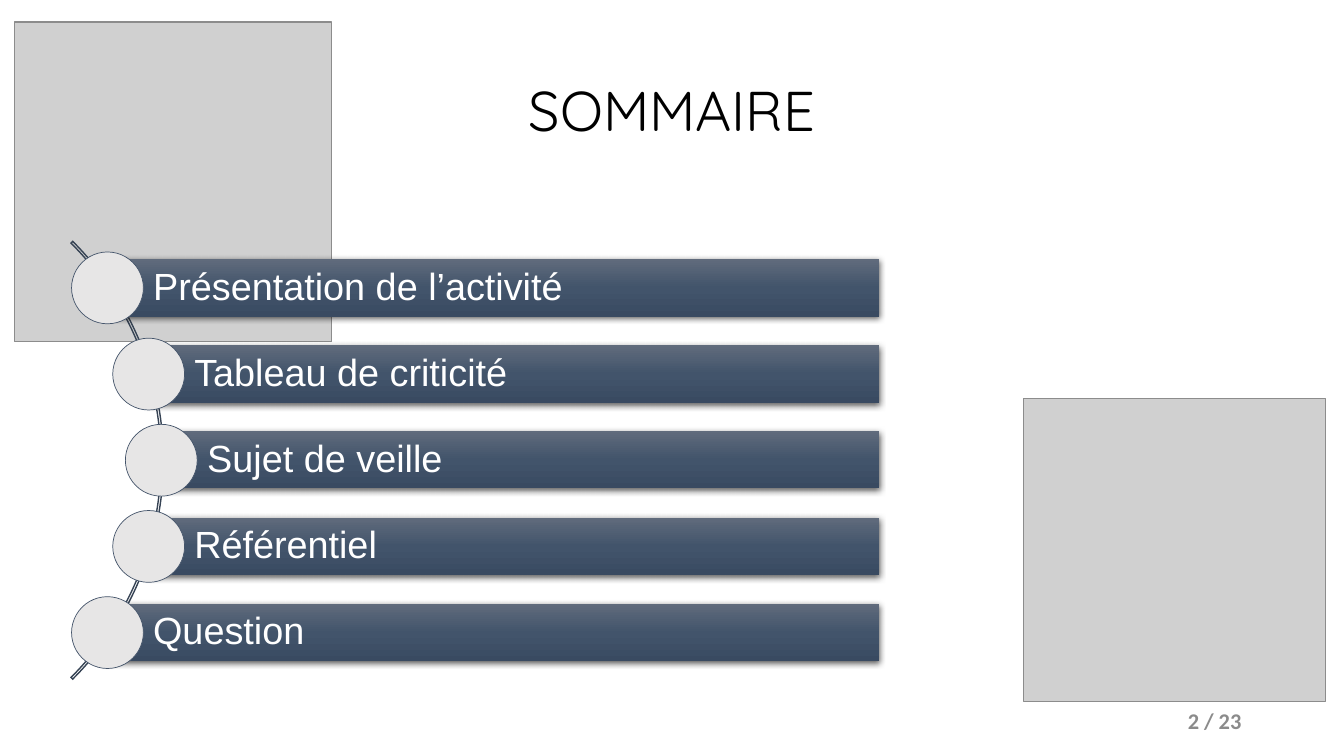
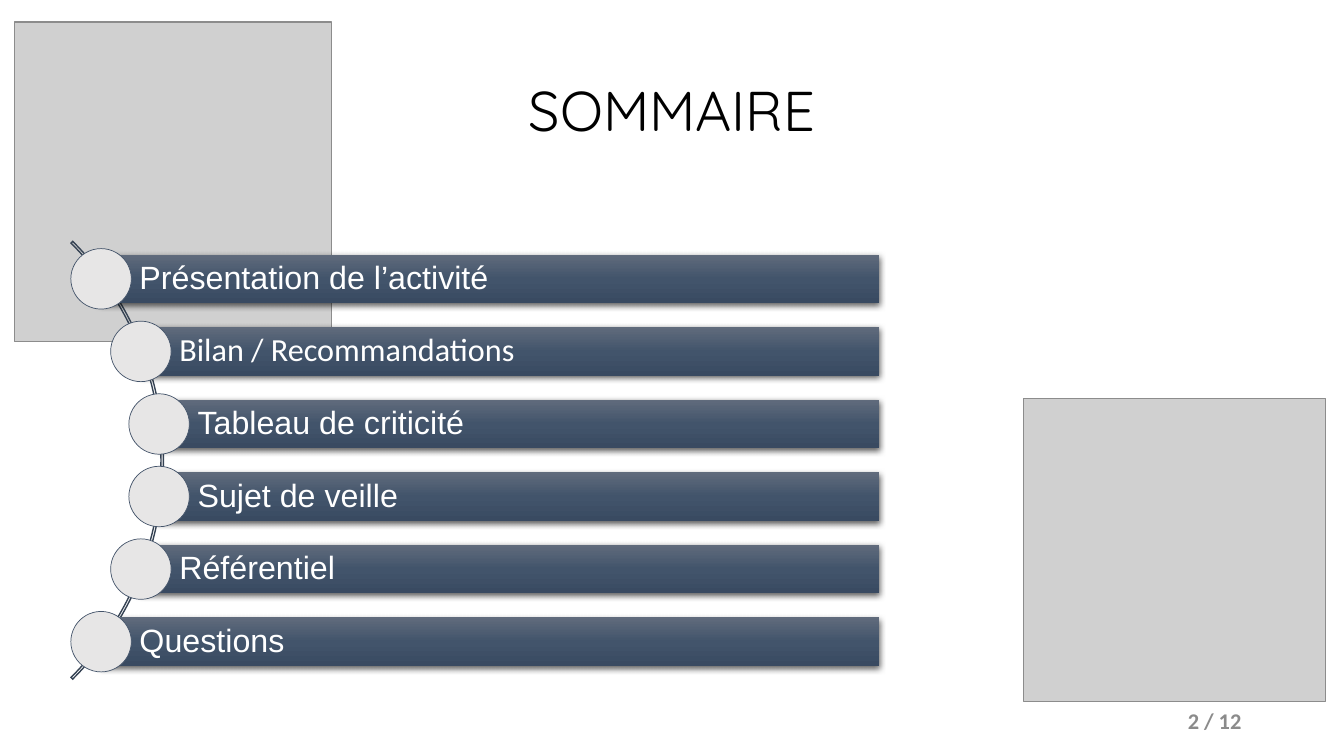
Before and after one commit to Darylabrador/cybersecurite, a slide deck: slide 2 of 0-PRESENTATION_POWERPOINT/presentation_secu_wordpress.pptx. Drawn at 1344x756 pixels with LibreOffice and Linux fonts; fonts in the diff are those of the drawing; grey boxes stand for pictures. Boxes give left, top, right and bottom in pixels: in the first picture for what was removed or moved away, otherwise in the second. Text is boxed around its words. In the diff, an @@ line names an element or a change of style, - is before the commit and + after.

```diff
--- a/0-PRESENTATION_POWERPOINT/presentation_secu_wordpress.pptx
+++ b/0-PRESENTATION_POWERPOINT/presentation_secu_wordpress.pptx
@@ ellipse: place and size @@
-ellipse at (72, 252, 143, 324)
+ellipse at (71, 249, 131, 310)
@@ text "Présentation de l’activité": place and size @@
-text "Présentation de l’activité" at (153, 272, 562, 301)
+text "Présentation de l’activité" at (139, 265, 488, 290)
@@ rectangle: place and size @@
-rectangle at (108, 259, 879, 317)
+rectangle at (101, 255, 879, 303)
@@ ellipse: place and size @@
-ellipse at (113, 339, 185, 410)
+ellipse at (111, 322, 171, 382)
@@ rectangle: place and size @@
-rectangle at (149, 346, 880, 403)
+rectangle at (141, 328, 879, 376)
@@ ellipse: place and size @@
-ellipse at (125, 424, 197, 496)
+ellipse at (129, 394, 190, 455)
@@ size 27 to 23 pt; less space between paragraphs in 4 elements at (139, 265, 488, 290), (179, 555, 335, 580), (198, 483, 398, 513), (198, 410, 464, 435) @@
@@ text "Tableau de criticité": place and size @@
-text "Tableau de criticité" at (194, 358, 508, 387)
+text "Tableau de criticité" at (198, 410, 464, 435)
@@ rectangle: place and size @@
-rectangle at (161, 432, 879, 489)
+rectangle at (159, 400, 879, 449)
@@ text "Sujet de veille": place and size @@
-text "Sujet de veille" at (207, 444, 442, 479)
+text "Sujet de veille" at (198, 483, 398, 513)
@@ ellipse: place and size @@
-ellipse at (113, 510, 185, 582)
+ellipse at (111, 539, 171, 600)
@@ text "Référentiel": place and size @@
-text "Référentiel" at (194, 530, 377, 559)
+text "Référentiel" at (179, 555, 335, 580)
@@ rectangle: place and size @@
-rectangle at (149, 518, 880, 576)
+rectangle at (141, 545, 879, 594)
@@ ellipse: place and size @@
-ellipse at (72, 597, 143, 668)
+ellipse at (71, 612, 131, 673)
@@ rectangle: place and size @@
-rectangle at (108, 604, 879, 661)
+rectangle at (101, 618, 879, 666)
@@ group added at (129, 338, 879, 658): 2 texts, 1 rectangle, 1 ellipse @@
+Bilan / Recommandations
+Questions
@@ text removed at (153, 616, 304, 651) @@
-Question
@@ page number at (1188, 714, 1242, 729): text changed @@
-2 / 23
+2 / 12
```
Also in this commit, not shown: 3 other slides changed, 7 slides added, 2 slides removed, 7 other files.
